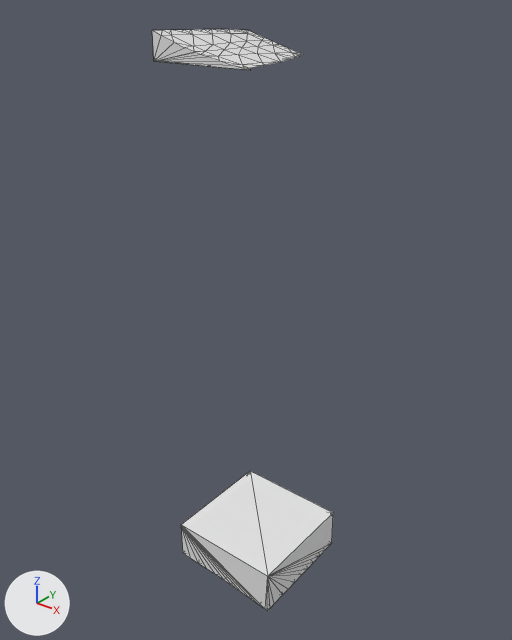
One commit to the glTF model assets/terrain/surface_pieces/surf_4_29.glb: the scene before it, then after it.
Rendered twice from a 50 mm camera at (-71.61, -57.52, -27.43) aimed at (-87.75, -37.35, -39.94). The lights are fixed; the arrows at lower left show +X, +Y and +Z. The first picture is the older version. Mesh edges are drawn as thin lines. Where no turn or scale is listed for an object, it has been applied to the vertices.

Names of what the first picture shows: 'layer_0', 'layer_5'.
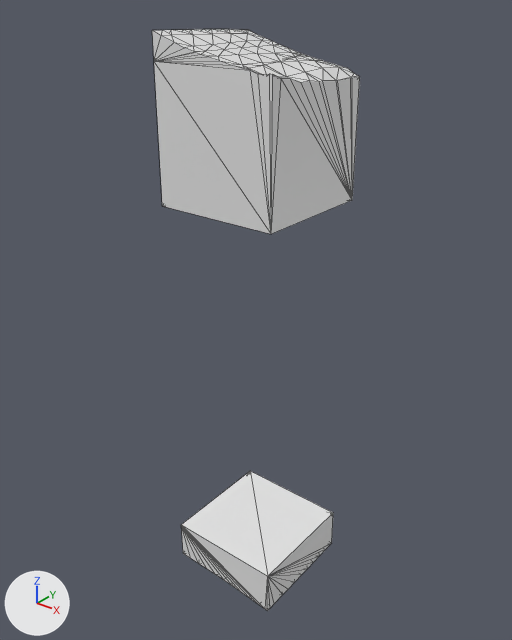
The change, as JSON lines over the scene's bpy script:
```json
{"op": "add", "block": "me_layer_1", "code": ["me_layer_1 = bpy.data.meshes.new('layer_1')", "me_layer_1.from_pydata(...)  # 48 vertices, 92 faces; spans x -90.0..-85.0, y -40.0..-35.0, z -35.0..-30.0"]}
{"op": "add", "block": "ob_layer_1", "code": ["ob_layer_1 = bpy.data.objects.new('layer_1', me_layer_1)", "ob_layer_1.location = (0.0, 0.0, 0.0)"]}
```

Changed parts and their boxes [x1, y1, x2, y2] in the pictures (512 x 640 px):
```json
{"object": "layer_1", "change": "added", "after": [154, 54, 360, 234]}
```
